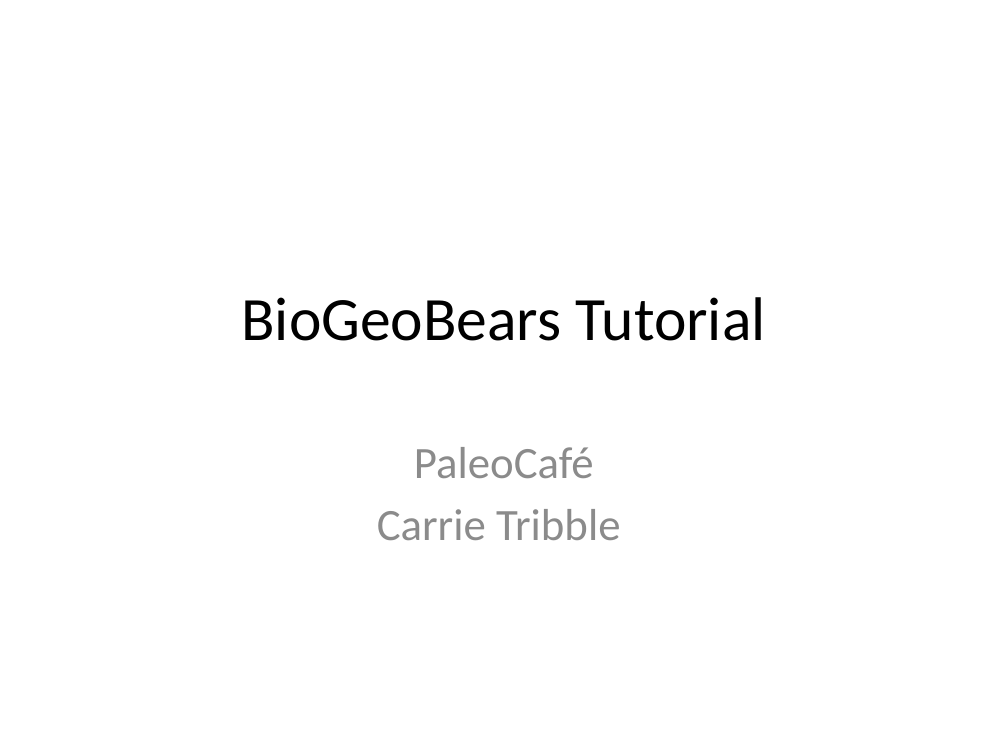
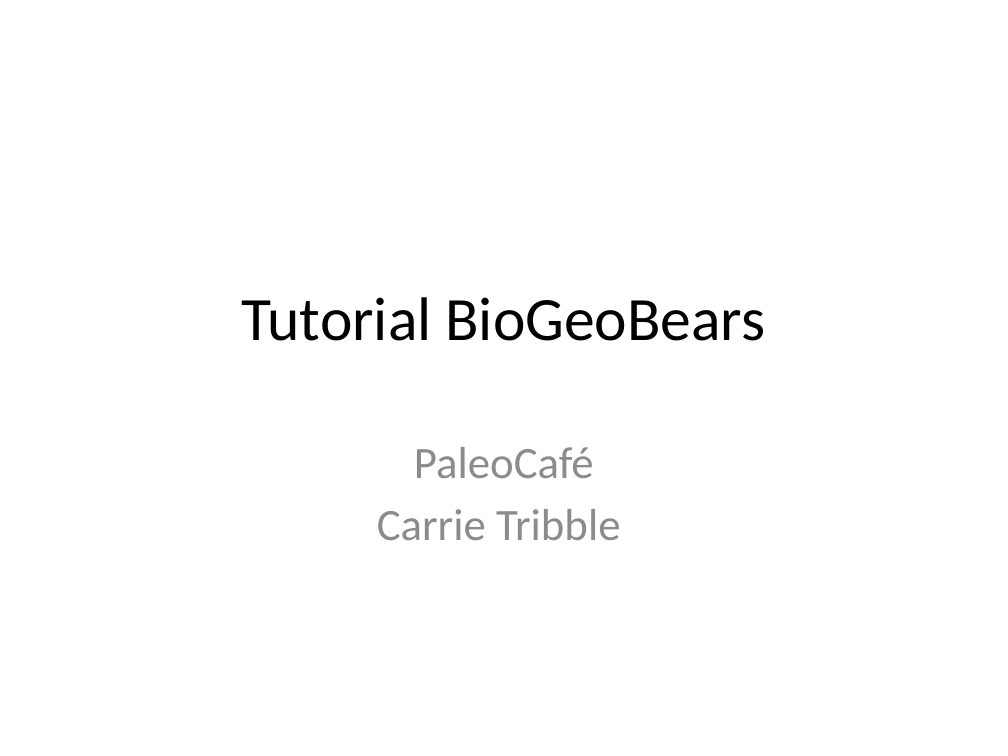
Before and after one commit to cmt2/biogeobears_tutorial_20170515, a slide deck: slide 1 of powerpoint/biogeobears_tutorial_20170515.pptx. Drawn at 1008x756 pixels with LibreOffice and Linux fonts; fonts in the diff are those of the drawing. Boxes give left, top, right and bottom in pixels: in the first picture for what was removed or moved away, otherwise in the second. Text is boxed around its words. In the diff, an @@ line names an element or a change of style, - is before the commit and + after.

Commit message:
Fixed some typos in powerpoint

```diff
--- a/powerpoint/biogeobears_tutorial_20170515.pptx
+++ b/powerpoint/biogeobears_tutorial_20170515.pptx
@@ title at (241,297,766,341): text changed @@
-BioGeoBears Tutorial
+Tutorial BioGeoBears
```
Also in this commit, not shown: 1 other slide changed.
